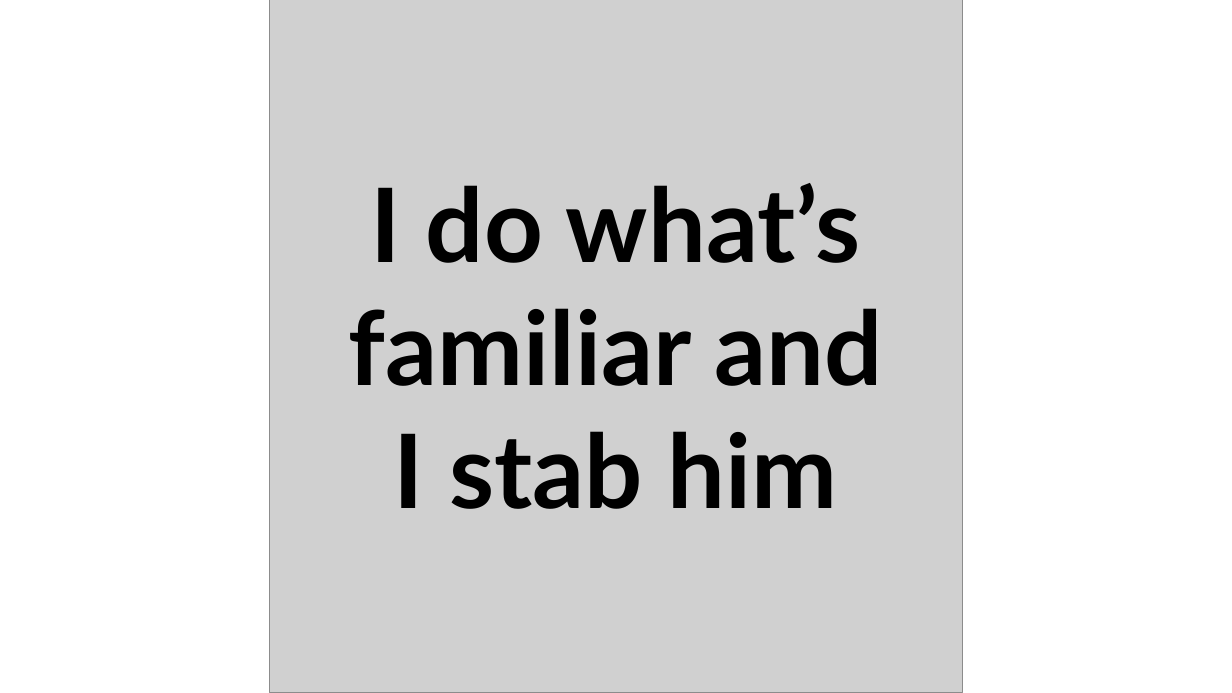
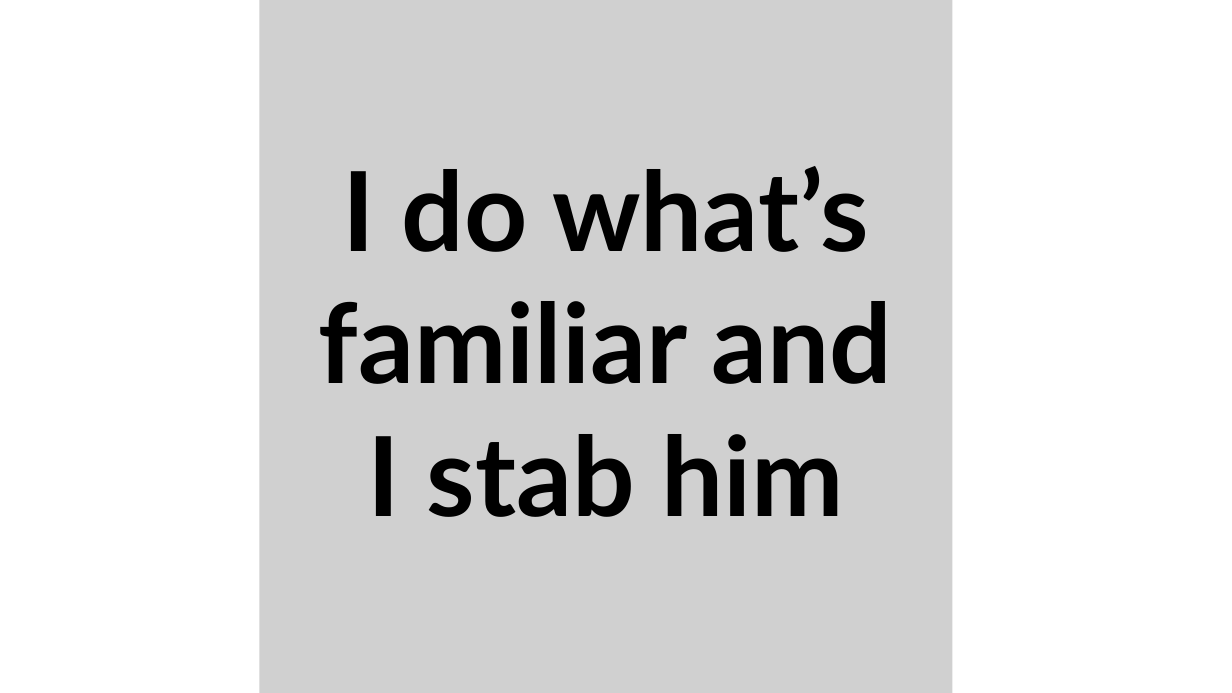
Before and after one commit to TomerRonen34/ton_soundboard, a slide deck: slide 9 of ton_soundboard/static/editing buttons.pptx. Drawn at 1232x693 pixels with LibreOffice and Linux fonts; fonts in the diff are those of the drawing; grey boxes stand for pictures. Boxes give left, top, right and bottom in pixels: in the first picture for what was removed or moved away, otherwise in the second. Text is boxed around its words. In the diff, an @@ line names an element or a change of style, - is before the commit and + after.

```diff
--- a/ton_soundboard/static/editing buttons.pptx
+++ b/ton_soundboard/static/editing buttons.pptx
@@ picture: place and size @@
-picture at box(270, 0, 963, 693)
+picture at box(260, 0, 953, 693)
@@ text "I do what’s familiar and ...": place and size @@
-text "I do what’s familiar and ..." at box(349, 183, 882, 509)
+text "I do what’s familiar and ..." at box(319, 166, 893, 517)
@@ text "I do what’s familiar and ..." at box(319, 166, 893, 517): size 80 to 86 pt @@
```
Also in this commit, not shown: 8 other slides changed, 1 slide added, 1 slide removed, 14 other files.
